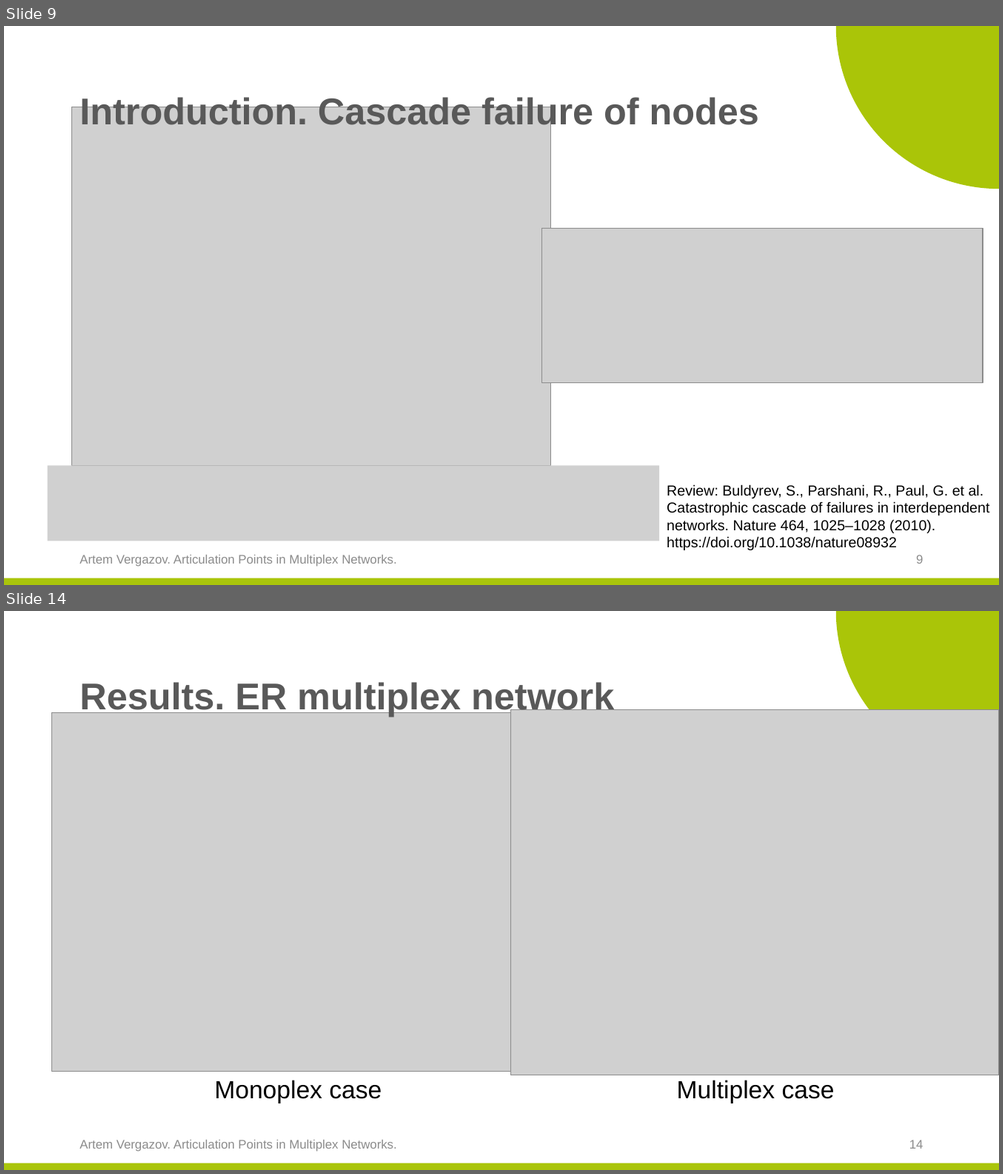
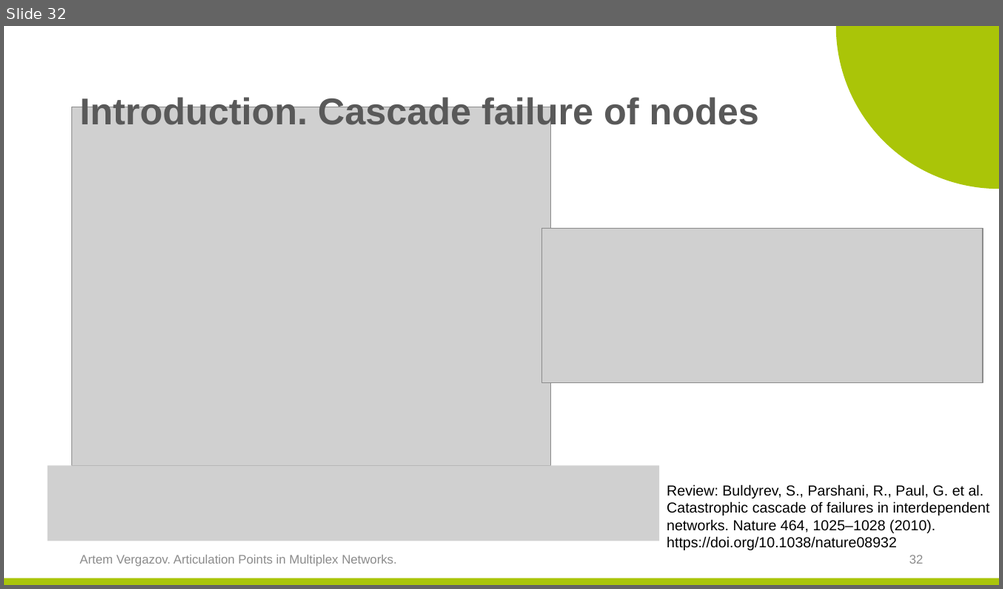
Before and after one commit to ArtemVergazov/ap_in_multiplex_networks, a slide deck: msc_predefense_template/Artem_Vergazov_predefense_April.pptx. Shown one above the other, each under a label of ours: slides 9 and 14 before the commit, slide 32 after it; the slides between them are not shown. The pictures are 1003x1174 and 1003x589 pixels, drawn with LibreOffice and Linux fonts; fonts in the diff are those of the drawing; grey boxes stand for pictures; background and template pictures are left out. Boxes give left, top, right and bottom in pixels: in the first picture for what was removed or moved away, otherwise in the second. Text is boxed around its words. In the diff, an @@ line names an element or a change of style, - is before the commit and + after.

```diff
--- a/msc_predefense_template/Artem_Vergazov_predefense_April.pptx
+++ b/msc_predefense_template/Artem_Vergazov_predefense_April.pptx
@@ slide 14 removed at <box>4,611,999,1170</box>, background #FFFFFF; not listed: 2 template elements that a slide beside it also shows @@
@@ title removed at <box>79,680,614,717</box> @@
-Results. ER multiplex network
@@ picture removed at <box>52,712,531,1071</box> @@
@@ picture removed at <box>511,709,999,1075</box> @@
@@ text removed at <box>214,1080,381,1104</box> @@
-Monoplex case
@@ text removed at <box>677,1080,834,1104</box> @@
-Multiplex case
@@ text removed at <box>79,1140,397,1152</box> @@
-Artem Vergazov. Articulation Points in Multiplex Networks.
@@ page number removed at <box>909,1140,923,1149</box> @@
-14
@@ what was slide 9 is now slide 32 @@
@@ page number at <box>909,555,923,564</box>: text changed @@
-9
+32
```
Also in this commit, not shown: 8 slides changed, 15 slides added, 3 other slides removed, 43 other files.
